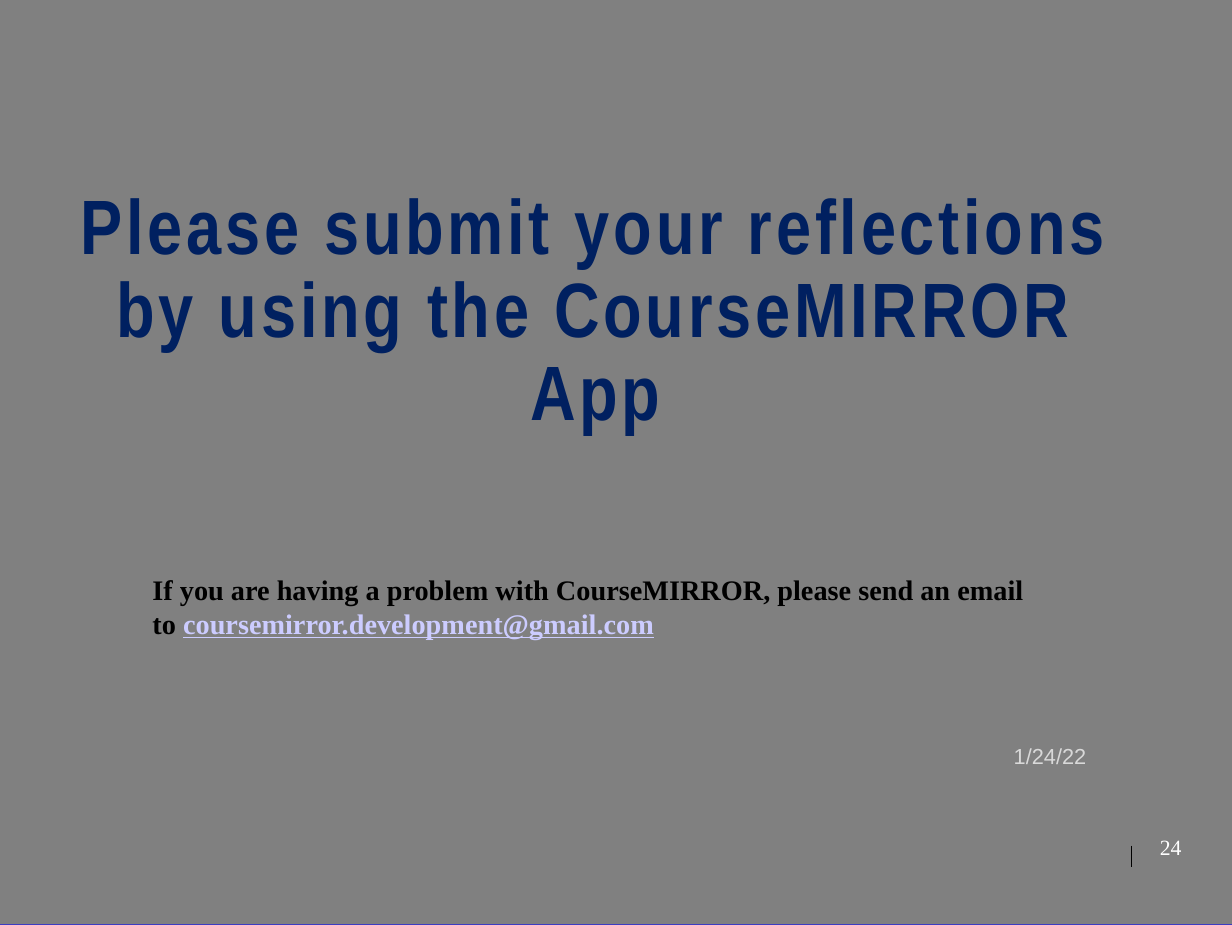
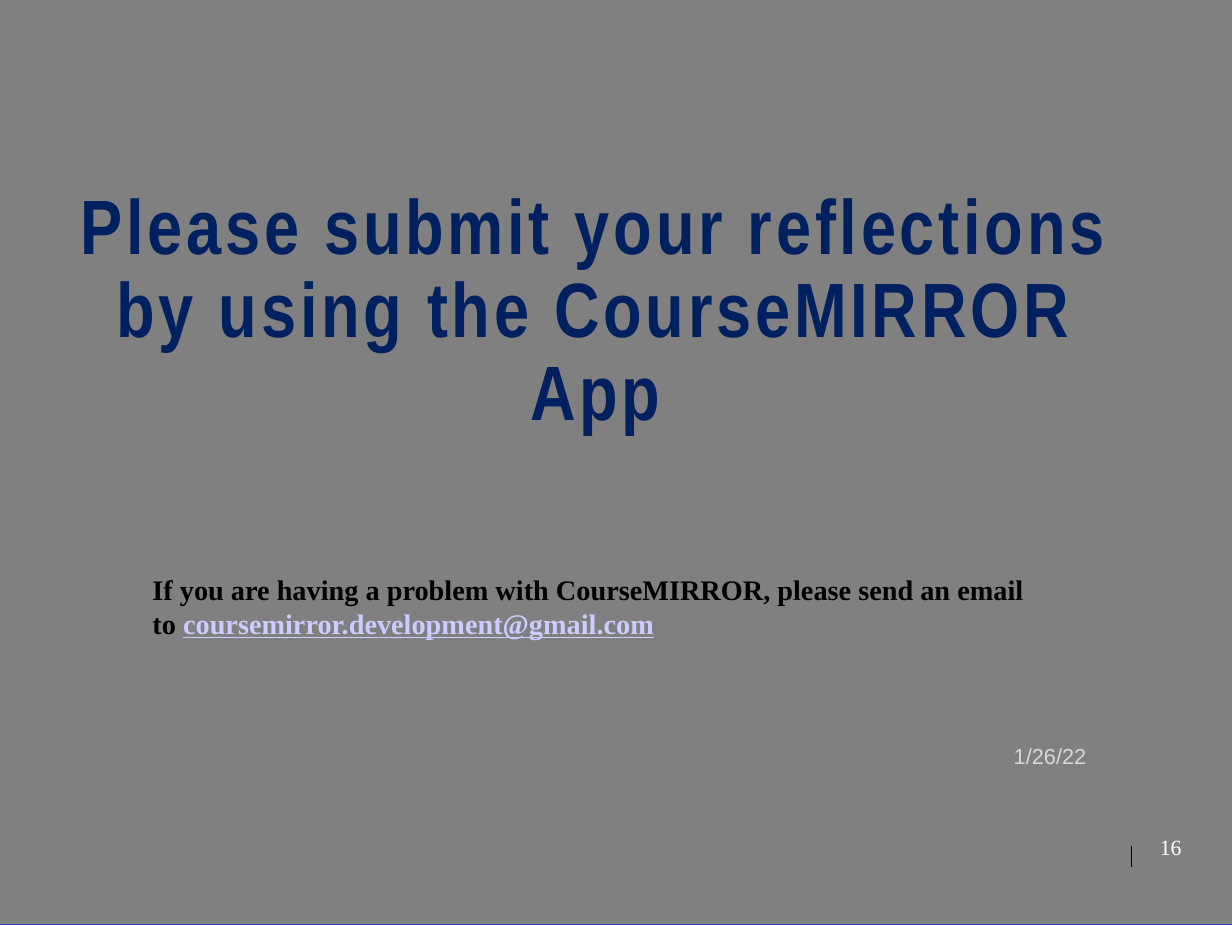
Before and after one commit to cs1501-2224/handouts, a slide deck: slide 16 of DraftSlides/Lecture3.pptx (slide 24 before the commit). Drawn at 1232x925 pixels with LibreOffice and Linux fonts; fonts in the diff are those of the drawing; background and template pictures are left out. Boxes give left, top, right and bottom in pixels: in the first picture for what was removed or moved away, otherwise in the second. Text is boxed around its words. In the diff, an @@ line names an element or a change of style, - is before the commit and + after.

Commit message:
Lecture 4

```diff
--- a/DraftSlides/Lecture3.pptx
+++ b/DraftSlides/Lecture3.pptx
@@ text at bbox=[1014, 748, 1087, 764]: text changed @@
-1/24/22
+1/26/22
@@ page number at bbox=[1160, 840, 1182, 855]: text changed @@
-24
+16
```
Also in this commit, not shown: 8 slides removed, 3 other files.
